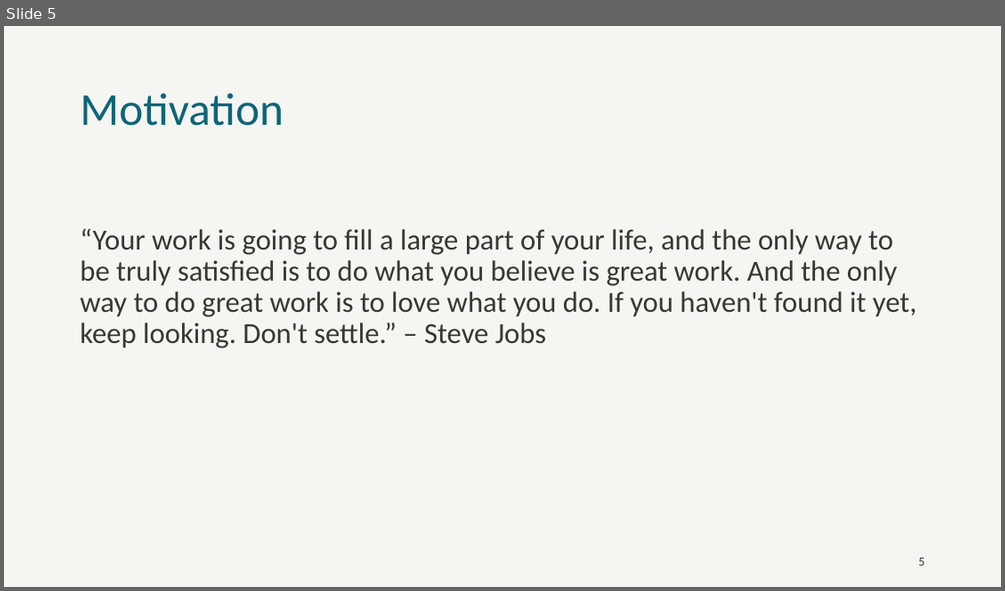
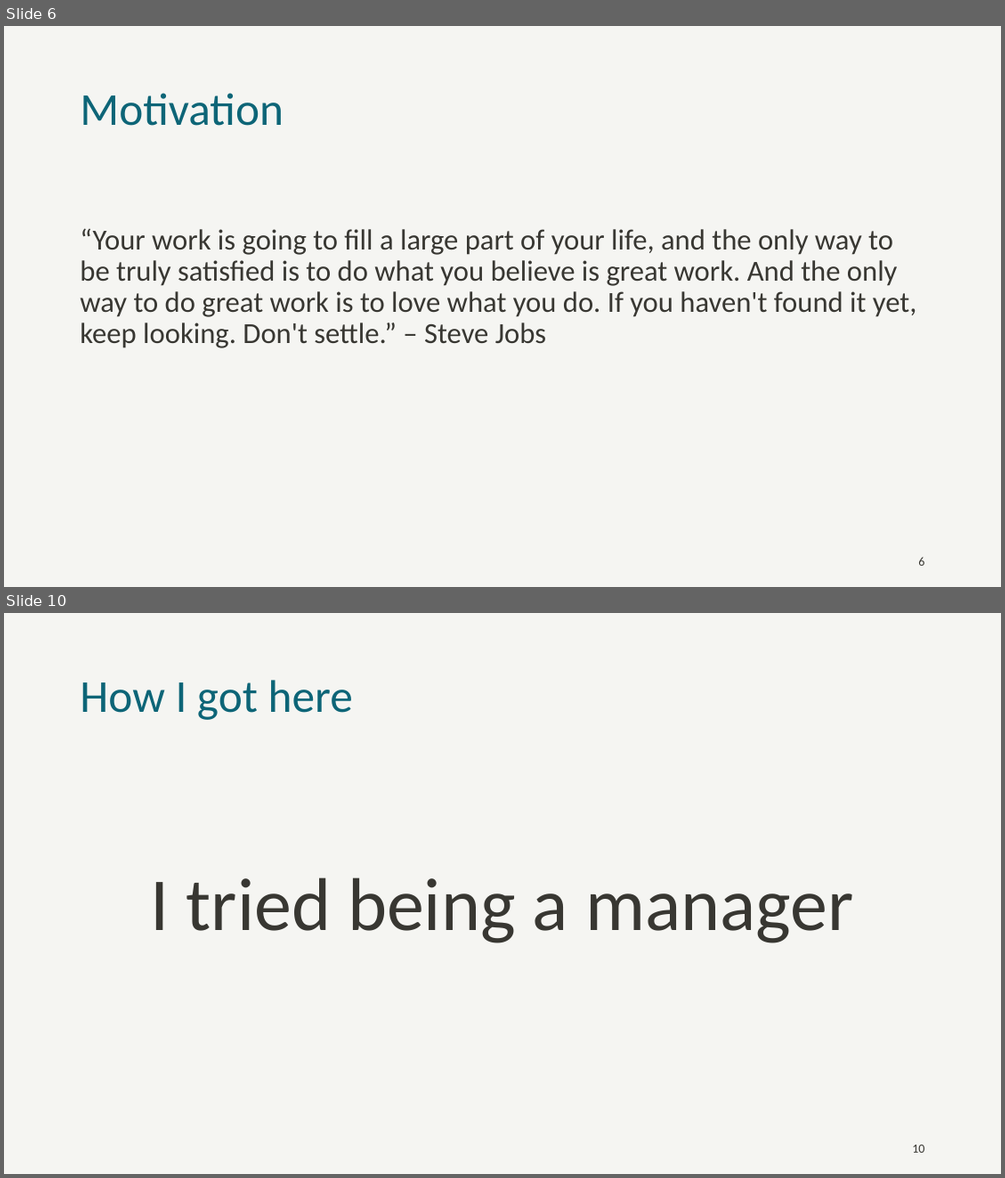
Before and after one commit to jkwuc89/Presentations, a slide deck: Senior Engineer Technical Track.pptx. Shown one above the other, each under a label of ours: slide 5 before the commit, slides 6 and 10 after it; the slides between them are not shown. The pictures are 1005x591 and 1005x1178 pixels, drawn with LibreOffice and Linux fonts; fonts in the diff are those of the drawing; background and template pictures are left out. Boxes give left, top, right and bottom in pixels: in the first picture for what was removed or moved away, otherwise in the second. Text is boxed around its words. In the diff, an @@ line names an element or a change of style, - is before the commit and + after.

```diff
--- a/Senior Engineer Technical Track.pptx
+++ b/Senior Engineer Technical Track.pptx
@@ slide 10 added at box(4, 613, 1001, 1174), background #F5F5F2 @@
@@ title added at box(80, 680, 353, 720), 44 pt, text #0D6577 @@
+How I got here
@@ text added at box(151, 877, 853, 943), 72 pt, text #383732 @@
+I tried being a manager
@@ page number added at box(912, 1144, 924, 1152), 12 pt, text #383732 @@
+10
@@ what was slide 5 is now slide 6 @@
```
Also in this commit, not shown: 10 slides changed, 6 other slides added, 2 other files.
